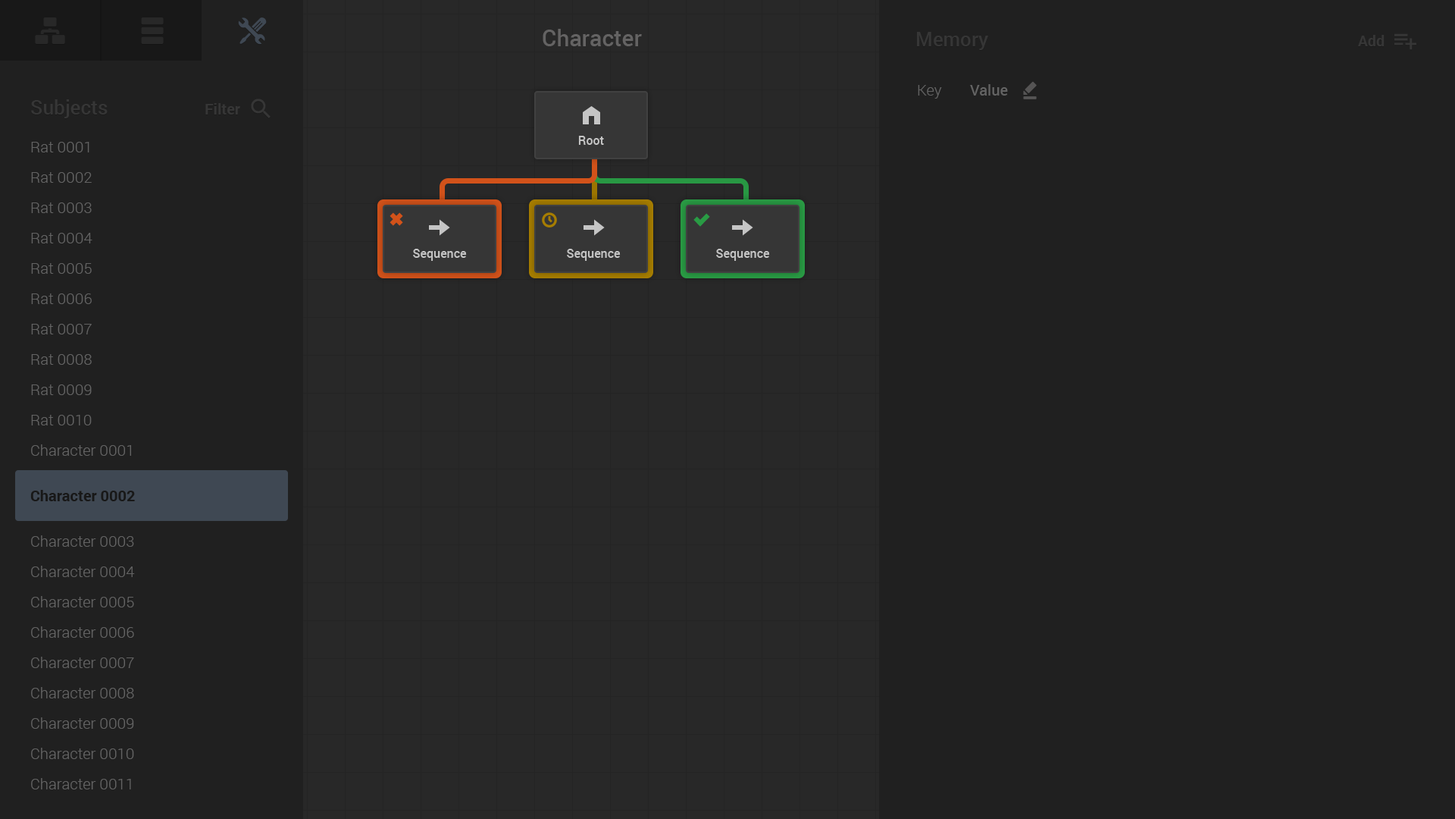
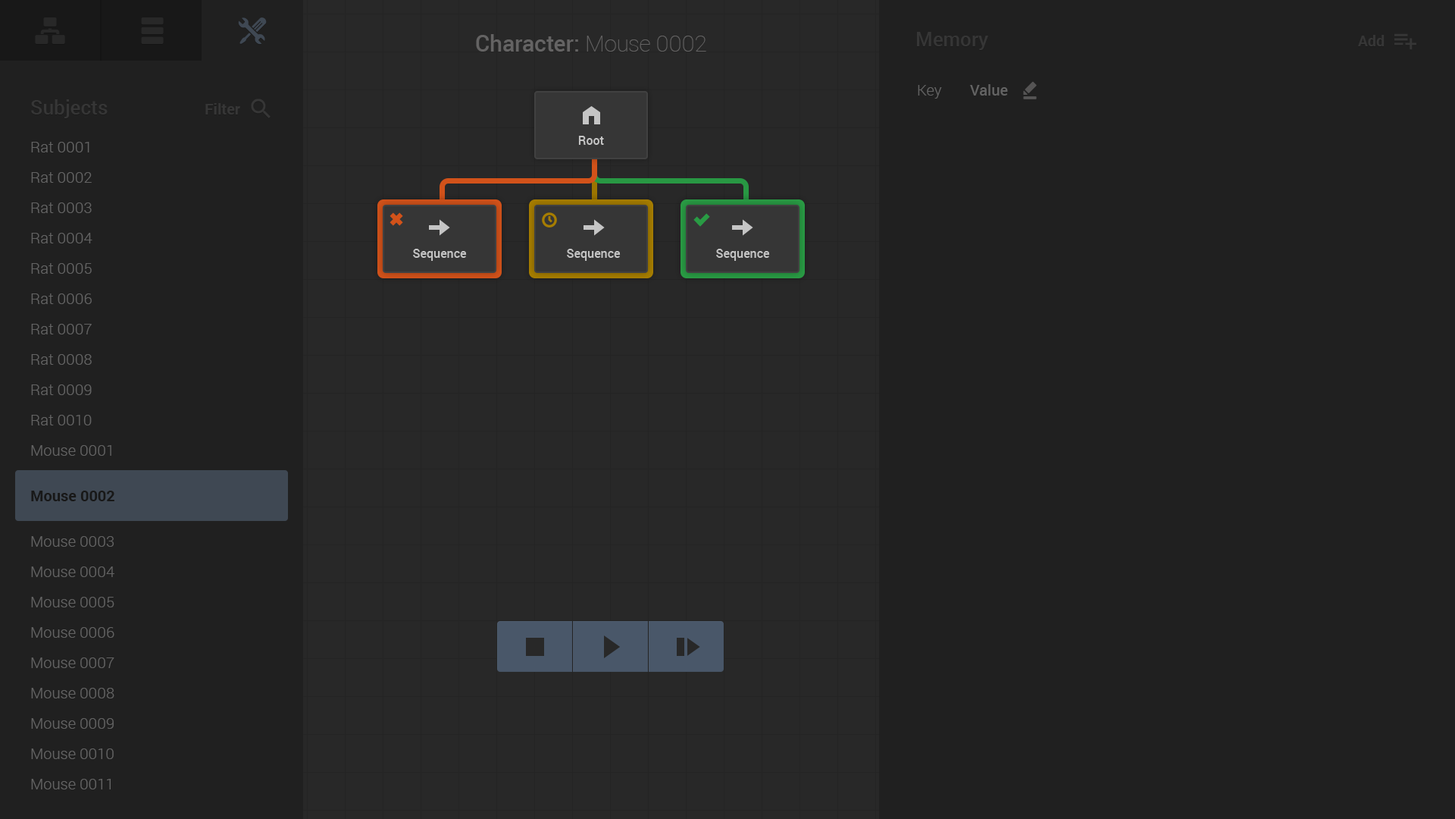
Layer changes from the first 1455 × 819 image to the second:
painted on "Tree names" over (30, 444, 135, 790)
painted on "Tree name" over (476, 28, 707, 52)
added group "controls" with 5 layers above "blackboard" over (497, 620, 724, 672)
added layer "stop" in group "controls" over (534, 637, 536, 656)
added layer "play" in group "controls" over (604, 635, 621, 658)
added layer "step" in group "controls" over (684, 637, 701, 656)
added layer "bg" (3rd of 6, in "controls") in group "controls" over (497, 620, 724, 672)
